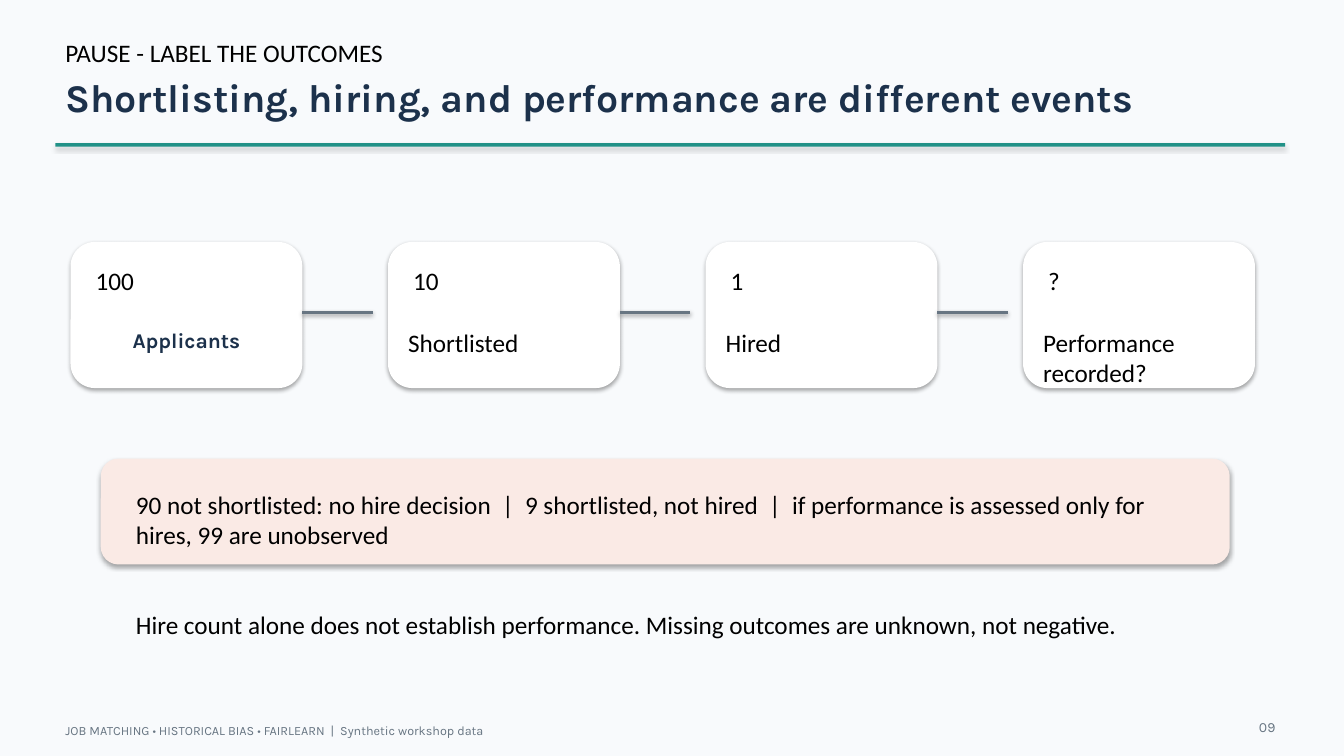
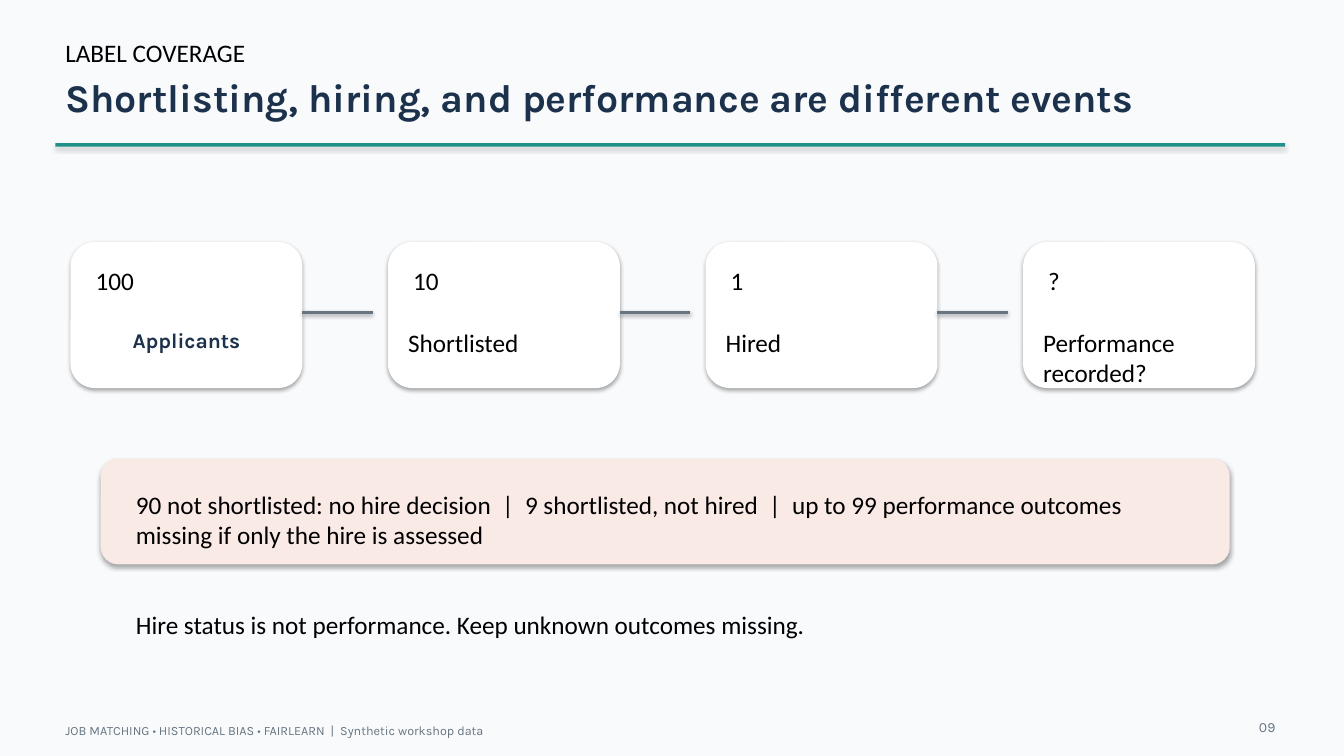
Before and after one commit to 123botieno/HR_use-case, a slide deck: slide 9 of job-matching-fairness/facilitator/slides/job_matching_fairness_workshop.pptx. Drawn at 1344x756 pixels with LibreOffice and Linux fonts; fonts in the diff are those of the drawing. Boxes give left, top, right and bottom in pixels: in the first picture for what was removed or moved away, otherwise in the second. Text is boxed around its words. In the diff, an @@ line names an element or a change of style, - is before the commit and + after.

Commit message:
Streamline missing outcome evaluation lesson

```diff
--- a/job-matching-fairness/facilitator/slides/job_matching_fairness_workshop.pptx
+++ b/job-matching-fairness/facilitator/slides/job_matching_fairness_workshop.pptx
@@ text at bbox=[65, 45, 245, 62]: text changed @@
-PAUSE - LABEL THE OUTCOMES
+LABEL COVERAGE
@@ text at bbox=[136, 496, 1122, 549]: text changed @@
-90 not shortlisted: no hire decision | 9 shortlisted, not hired | if performance is assessed only for hires, 99 are unobserved
+90 not shortlisted: no hire decision | 9 shortlisted, not hired | up to 99 performance outcomes missing if only the hire is assessed
@@ text at bbox=[136, 616, 804, 639]: text changed @@
-Hire count alone does not establish performance. Missing outcomes are unknown, not negative.
+Hire status is not performance. Keep unknown outcomes missing.
```
Also in this commit, not shown: 2 other files.
